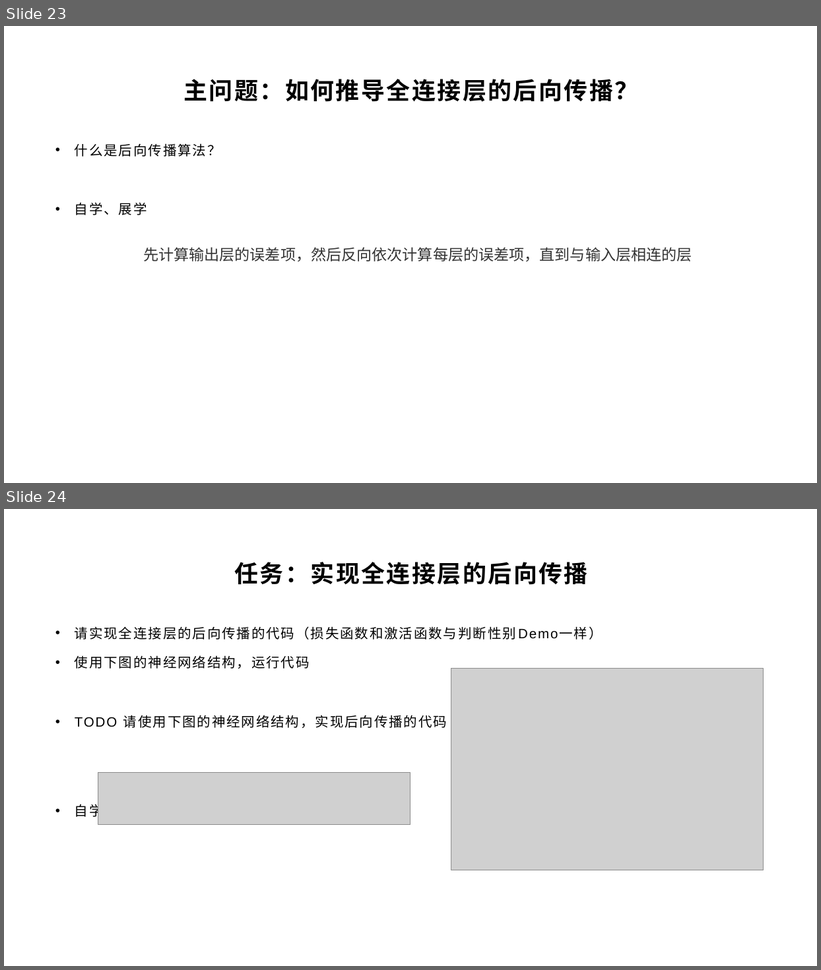
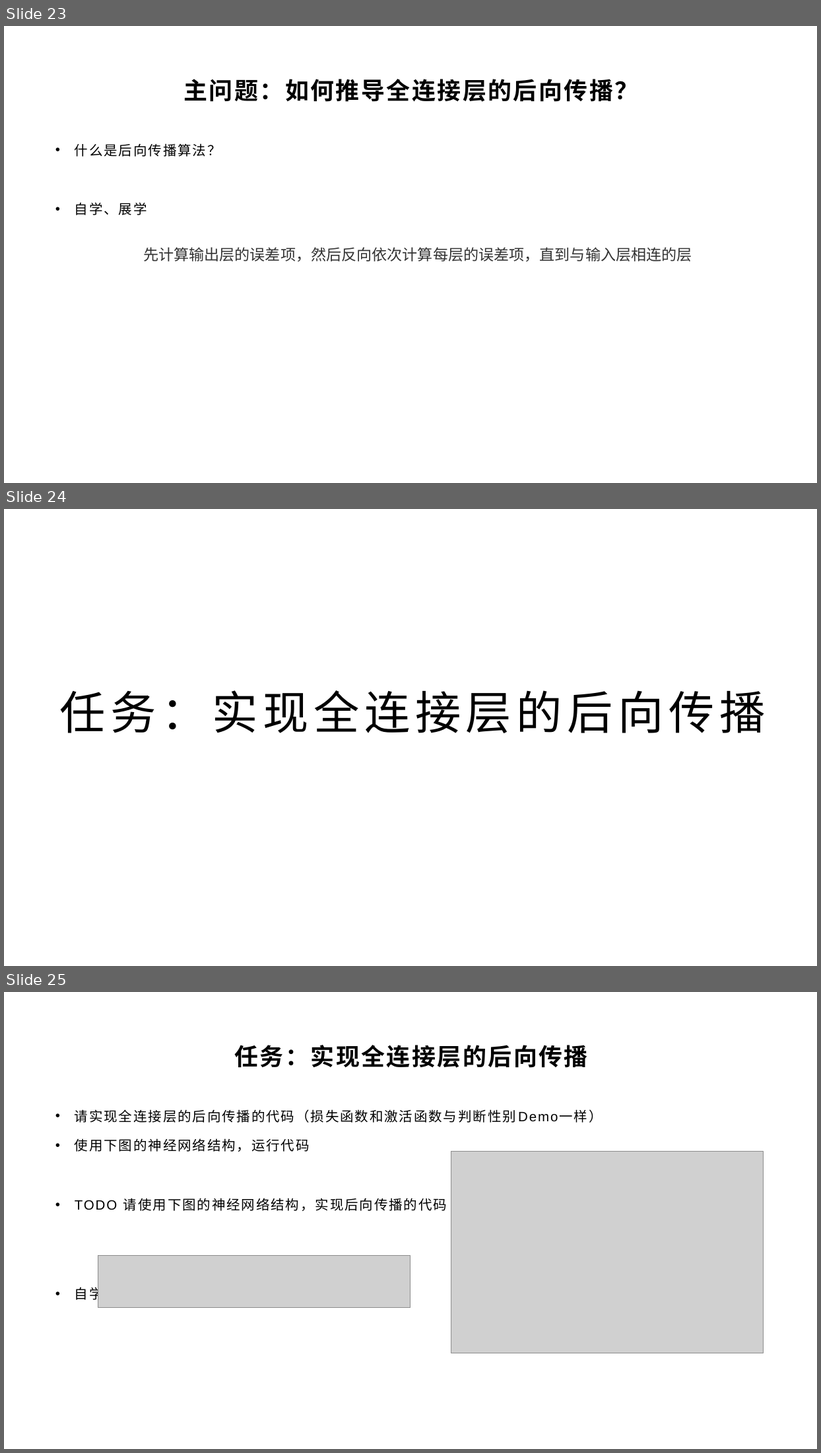
Before and after one commit to yyc-git/DeepLearningEdu, a slide deck: lessons/3_derivation_3/ppt/全连接层的前向和后向传播推导（下）.pptx. Shown one above the other, each under a label of ours: slides 23 and 24 before the commit, slides 23, 24 and 25 after it. The pictures are 821x970 and 821x1453 pixels, drawn with LibreOffice and Linux fonts; fonts in the diff are those of the drawing; grey boxes stand for pictures; background and template pictures are left out. Boxes give left, top, right and bottom in pixels: in the first picture for what was removed or moved away, otherwise in the second. Text is boxed around its words. In the diff, an @@ line names an element or a change of style, - is before the commit and + after.

```diff
--- a/lessons/3_derivation_3/ppt/全连接层的前向和后向传播推导（下）.pptx
+++ b/lessons/3_derivation_3/ppt/全连接层的前向和后向传播推导（下）.pptx
@@ slide 24 added at <box>4,509,817,966</box>, background picture (left out) @@
@@ title added at <box>60,691,766,733</box>, 54 pt, text #000000 @@
+任务：实现全连接层的后向传播
@@ what was slide 24 is now slide 25 @@
```
Also in this commit, not shown: 1 slide changed, 2 other files.
